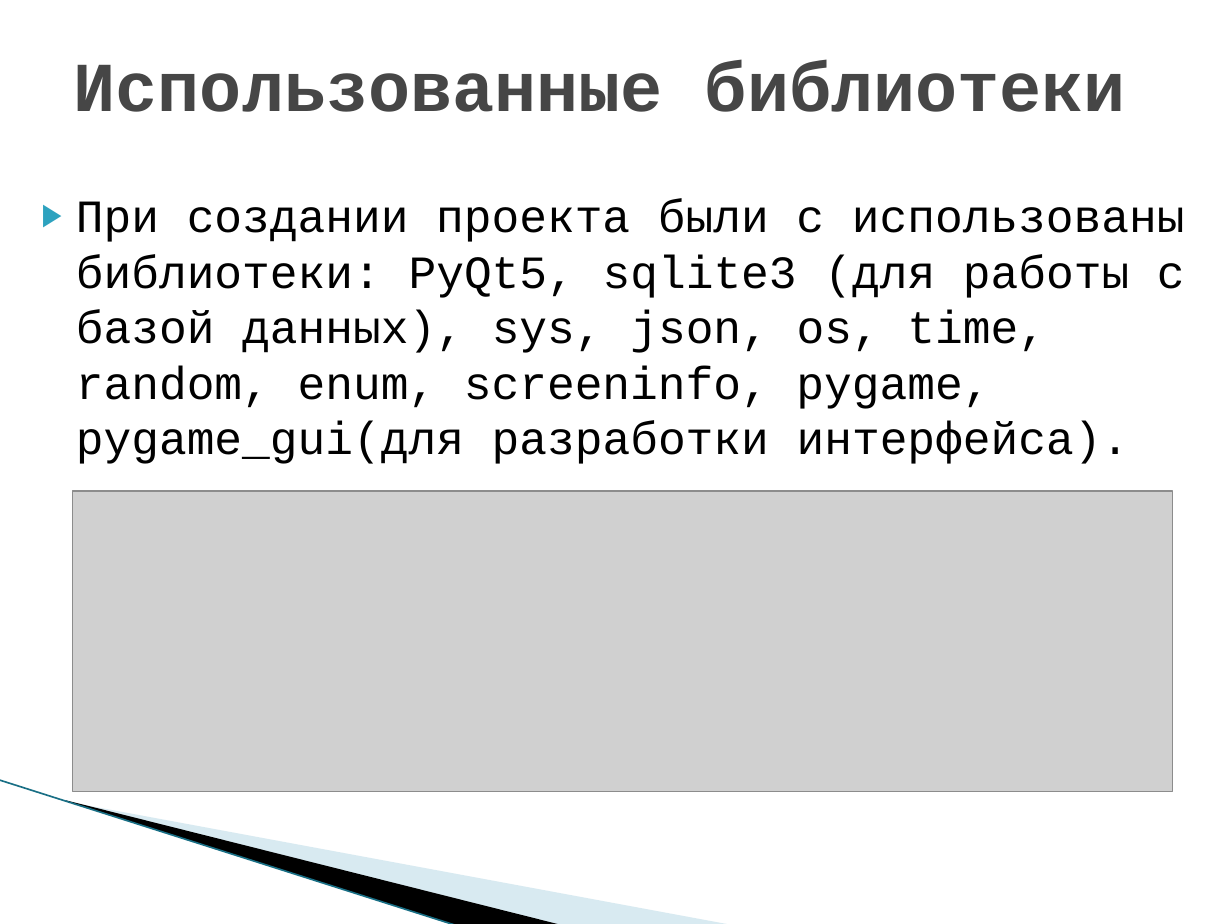
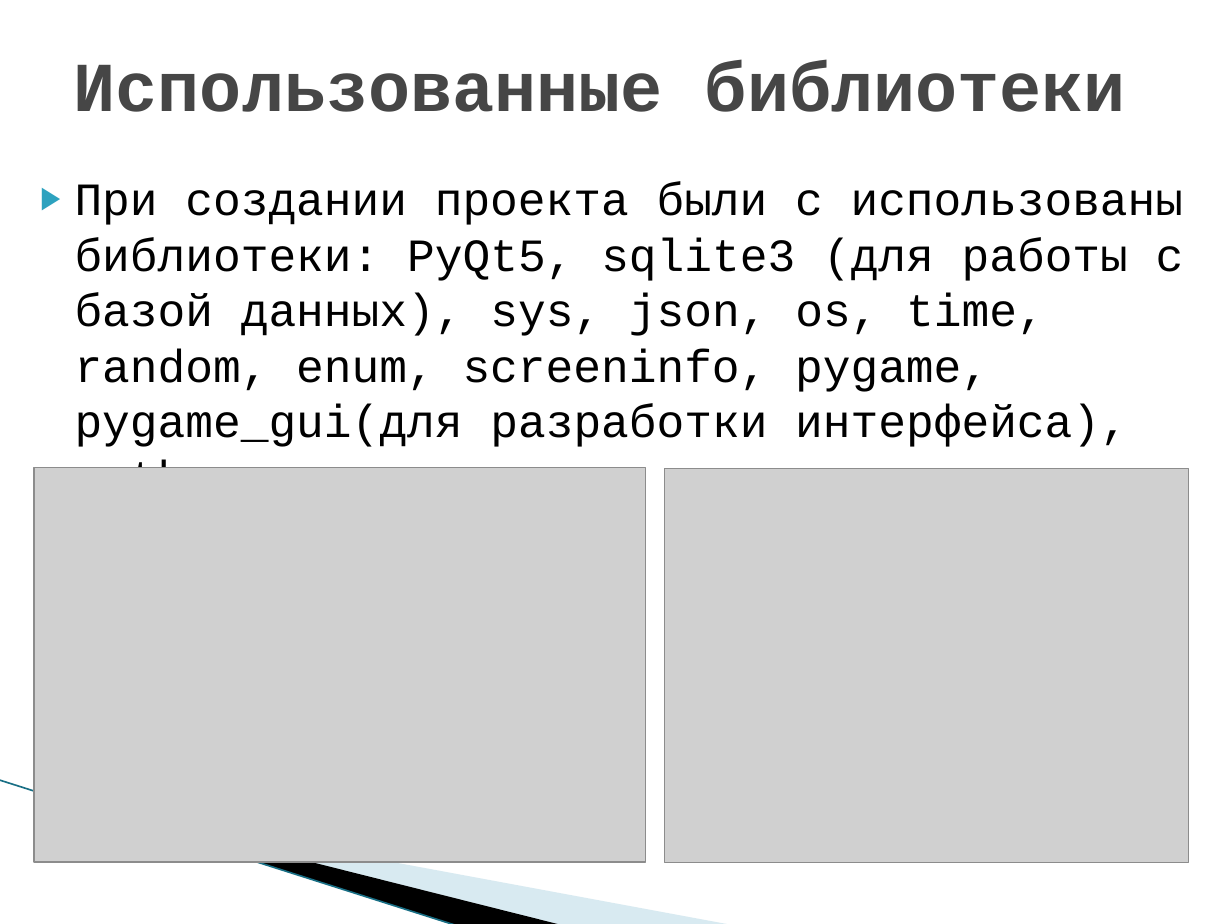
Before and after one commit to MakarenkoArtem/Project, a slide deck: slide 5 of Дополнительные материалы/Виртуальная лабаратория.pptx. Drawn at 1232x924 pixels with LibreOffice and Linux fonts; fonts in the diff are those of the drawing; grey boxes stand for pictures; background and template pictures are left out. Boxes give left, top, right and bottom in pixels: in the first picture for what was removed or moved away, otherwise in the second. Text is boxed around its words. In the diff, an @@ line names an element or a change of style, - is before the commit and + after.

```diff
--- a/Дополнительные материалы/Виртуальная лабаратория.pptx
+++ b/Дополнительные материалы/Виртуальная лабаратория.pptx
@@ text at [75, 182, 1184, 468]: text changed @@
-▶ При создании проекта были с использованы библиотеки: PyQt5, sqlite3 (для работы с базой данных), sys, json, os, time, random, enum, screeninfo, pygame, pygame_gui(для разработки интерфейса).
+▶ При создании проекта были с использованы библиотеки: PyQt5, sqlite3 (для работы с базой данных), sys, json, os, time, random, enum, screeninfo, pygame, pygame_gui(для разработки интерфейса), math.
@@ picture added at [34, 468, 646, 862] @@
@@ picture added at [664, 468, 1188, 862] @@
@@ picture removed at [73, 492, 1173, 792] @@
```
Also in this commit, not shown: 5 other slides changed, 1 slide added, 1 slide removed.
